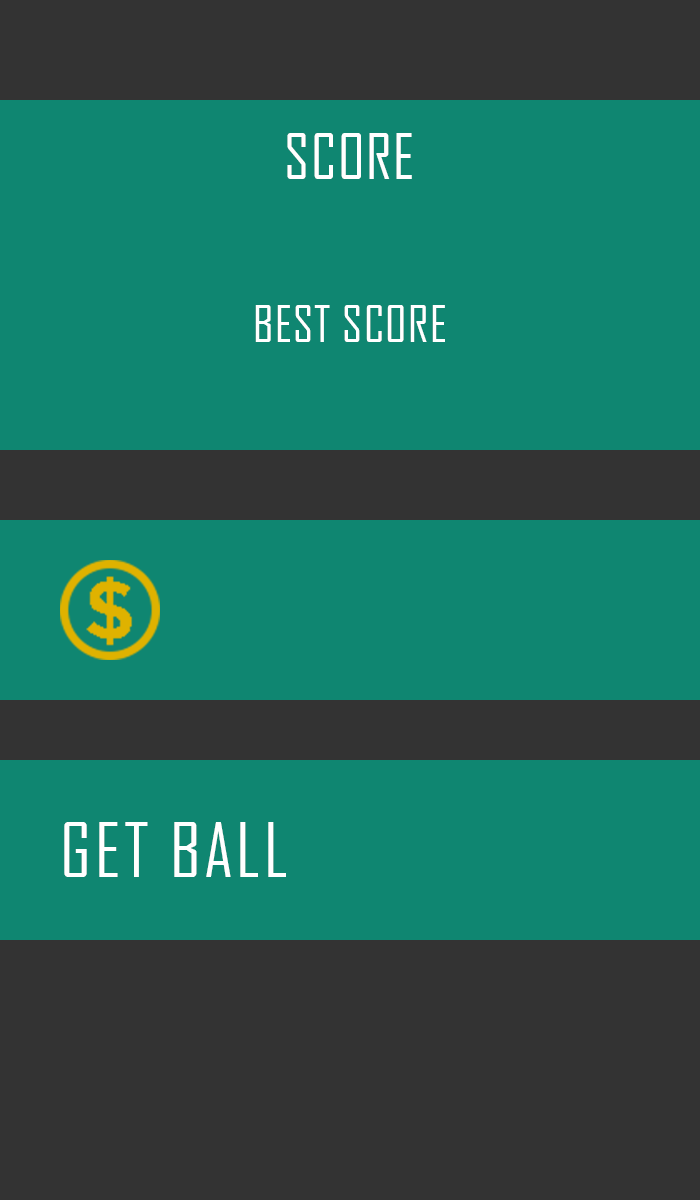
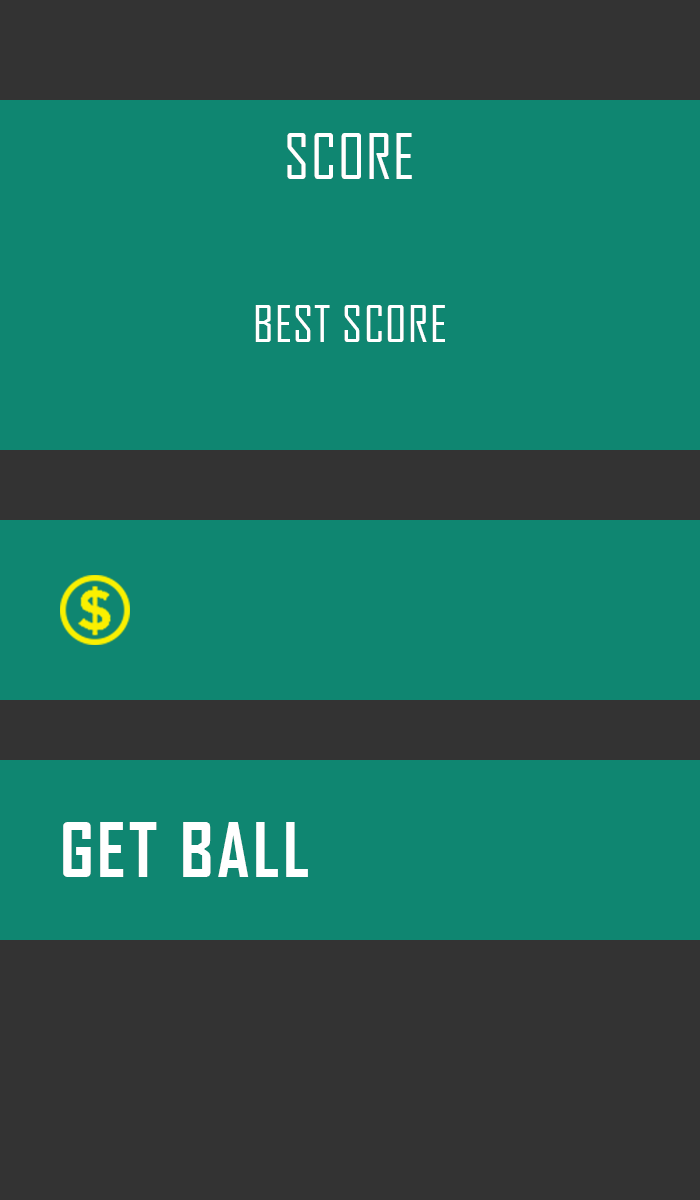
Comparing the layer stacks of the two 700px x 1200px images. Changes:
added layer "spr_item_add_coin" (1st of 2) above "spr_item_add_coin" over (60, 575, 130, 645)
hid "spr_item_add_coin" (2nd of 2) over (60, 560, 160, 660)
painted on "GET BALL" over (63, 822, 308, 877)
